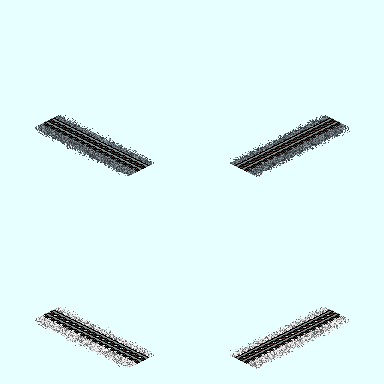
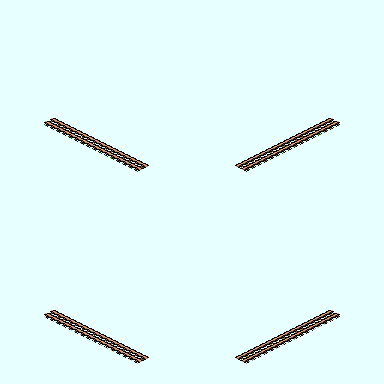
Comparing the layer stacks of the two 384 x 384 images. Changes:
added group "Layer Group copy" with 3 layers above "Layer Group" over bbox(35, 115, 350, 369)
added layer "Städte copy #1" in group "Layer Group copy" over bbox(35, 115, 350, 369)
showed "Städte #2" over bbox(35, 115, 350, 369)
showed "Städte copy" over bbox(35, 115, 350, 369)
